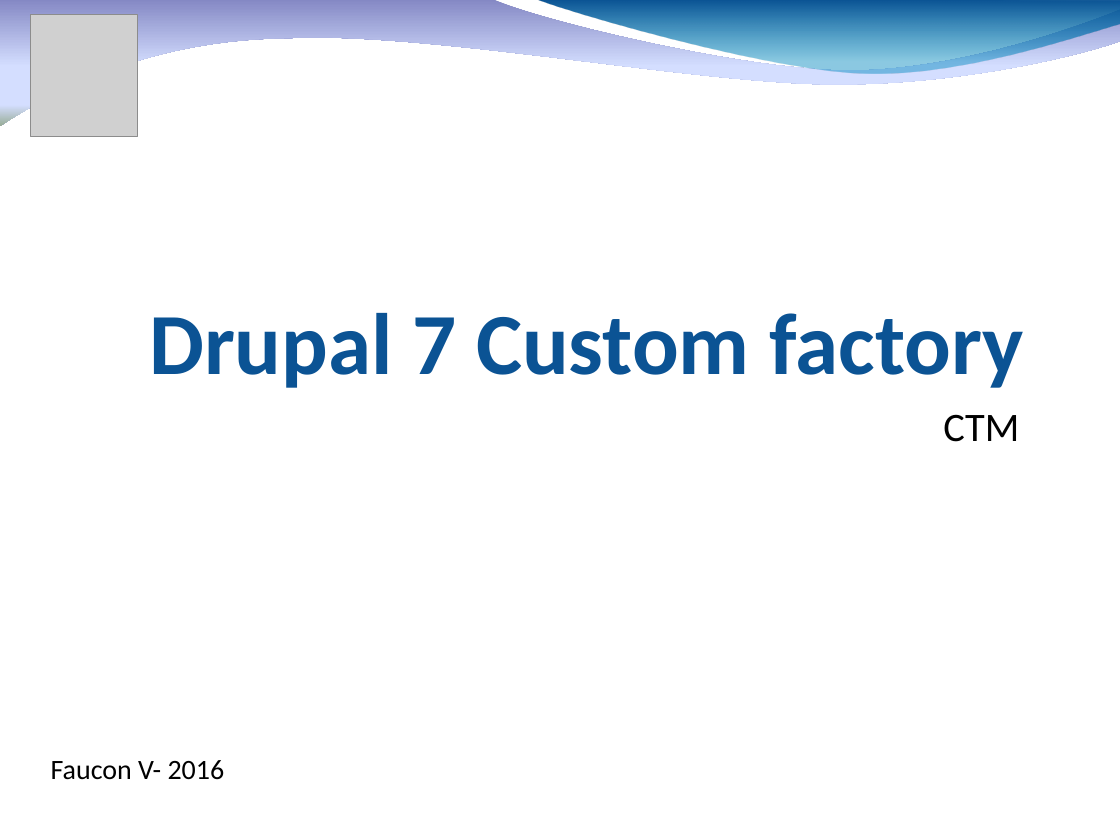
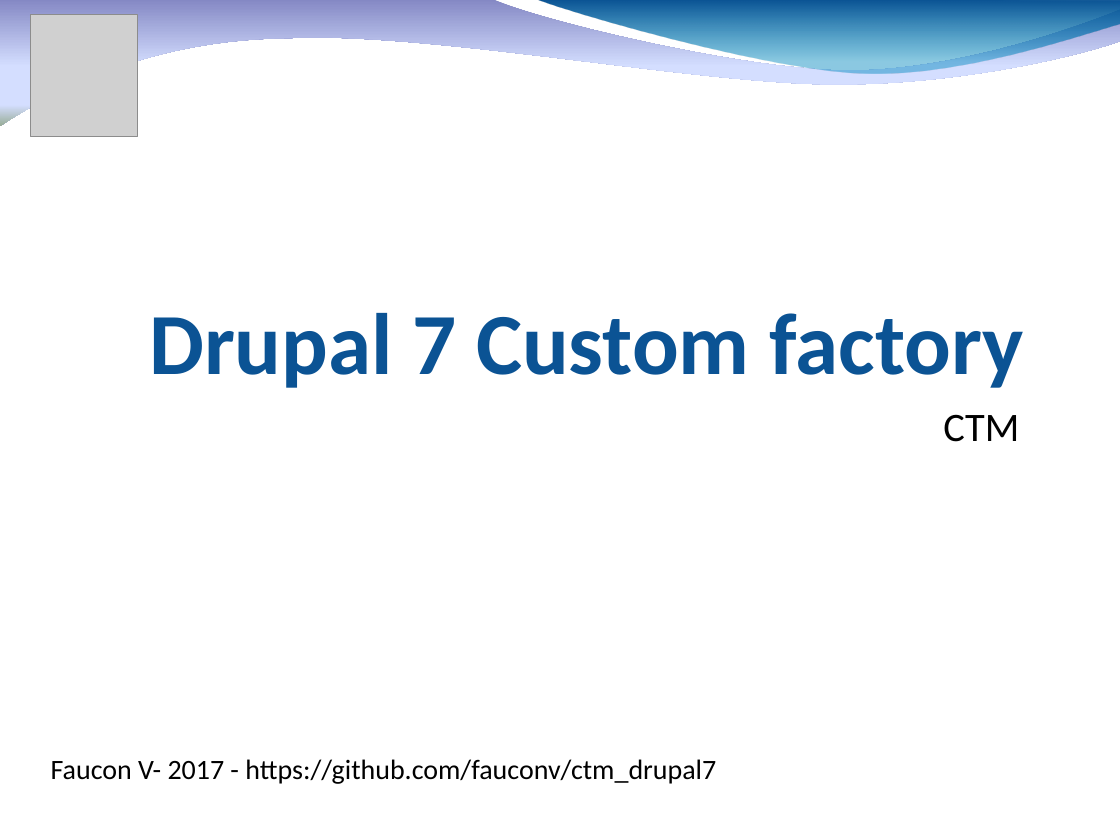
Before and after one commit to fauconv/ctm_drupal7, a slide deck: slide 1 of docs/Drupal 7 CTM factory.pptx. Drawn at 1120x840 pixels with LibreOffice and Linux fonts; fonts in the diff are those of the drawing; grey boxes stand for pictures; background and template pictures are left out. Boxes give left, top, right and bottom in pixels: in the first picture for what was removed or moved away, otherwise in the second. Text is boxed around its words. In the diff, an @@ line names an element or a change of style, - is before the commit and + after.

```diff
--- a/docs/Drupal 7 CTM factory.pptx
+++ b/docs/Drupal 7 CTM factory.pptx
@@ text at (51,759,716,784): text changed @@
-Faucon V- 2016
+Faucon V- 2017 - https://github.com/fauconv/ctm_drupal7
```
Also in this commit, not shown: 16 other files.
